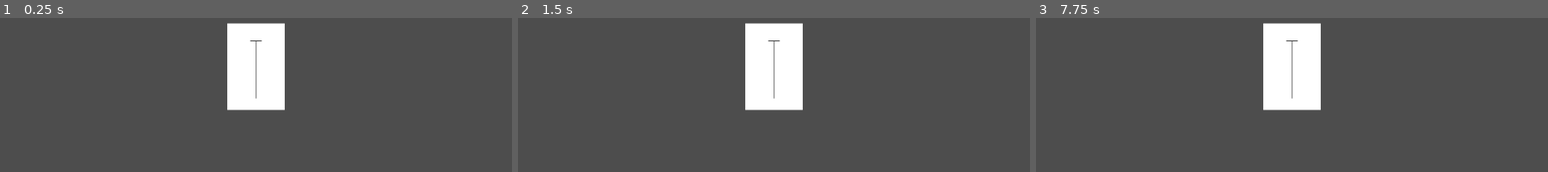
Above: before the commit, frames 1-3 (left to right).
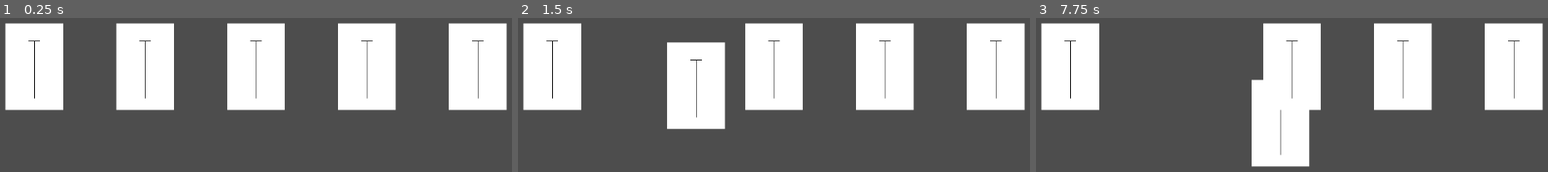
Above: after the commit, the same moments.

Repository: dBinet/SquirrelAttack
Game: Godot game, scene res://scenes/Main.tscn
Same seed, same stepped clock (60 frames per second), same inputs: the game is played once before the commit and once after it.
Inputs (mouse positions are in pixels of both pictures, inside the frame that each line leads up to):
- Up to frame 1 (0.25 s): no input
- Up to frame 2 (1.5 s): tap Enter at 0.5 s; move the mouse to (922, 47) at 0.52 s; click (922, 47) at 0.67 s; tap Space at 1.25 s; drag from (640, 85) to (743, 141) at 1.27 s
- Up to frame 3 (7.75 s): move the mouse to (outside the picture) at 2.02 s; click (outside the picture) at 2.17 s; tap Enter at 2.75, 4.25 s; drag from (1261, 141) to (outside the picture) at 2.77 s; tap Space at 3.5, 5 s; move the mouse to (1491, 122) at 3.52 s; click (1491, 122) at 3.67 s; drag from (outside the picture) to (outside the picture) at 4.27 s; move the mouse to (1322, 67) at 5.02 s; click (1322, 67) at 5.17 s; drag from (outside the picture) to (1158, 85) at 5.77 s; move the mouse to (1440, 47) at 6.52 s; click (1440, 47) at 6.67 s; drag from (1158, 85) to (1261, 141) at 7.27 s

The runs differ from the first frame. In frame 1, 26% of the frame differs, in the area x 0-100%, y 3-60%; in frame 2, 26%, in the area x 0-100%, y 3-73%; in frame 3, 24%.

Commit message:
Spawn multiple cards

Diff:
--- a/scripts/Main.gd
+++ b/scripts/Main.gd
@@ -2,7 +2,12 @@
 
 func _ready():
     var card_scene := preload("res://scenes/Card.tscn")
-    var card := card_scene.instantiate()
-    add_child(card)
-    card.position = get_viewport_rect().size / 2
-    card.set_original_position()
+    var viewport_size := get_viewport_rect().size
+    var num_cards := 5
+    var spacing := viewport_size.x / (num_cards + 1)
+
+    for i in range(num_cards):
+        var card := card_scene.instantiate()
+        add_child(card)
+        card.position = Vector2(spacing * (i + 1), viewport_size.y / 2)
+        card.set_original_position()
